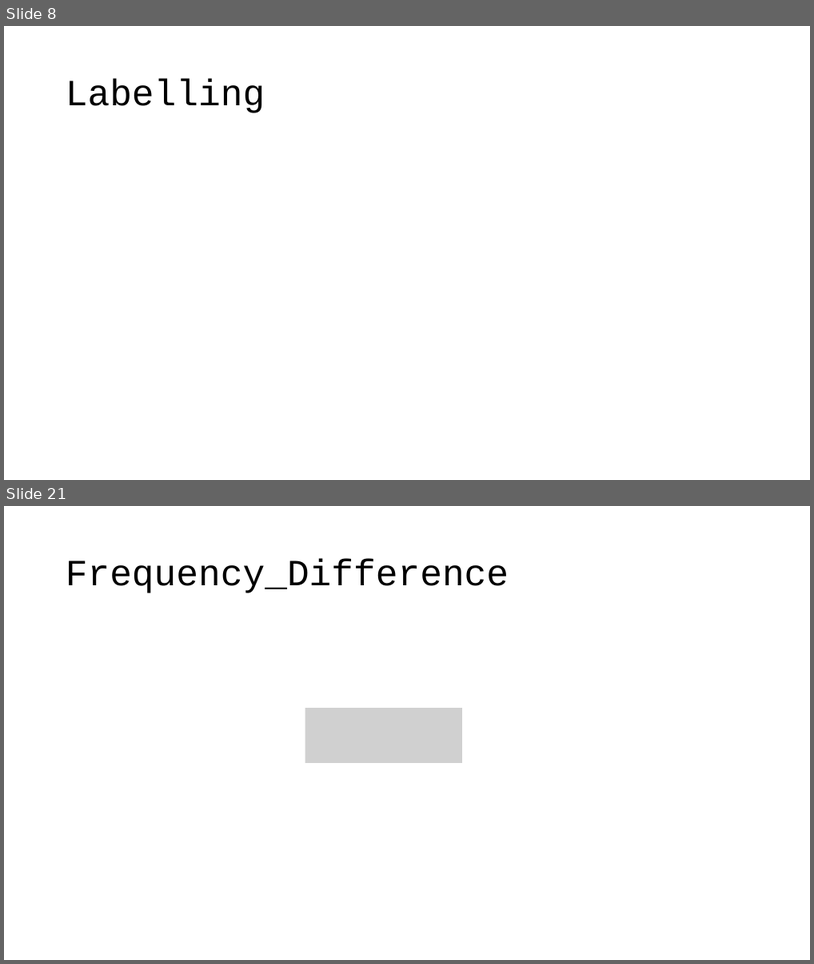
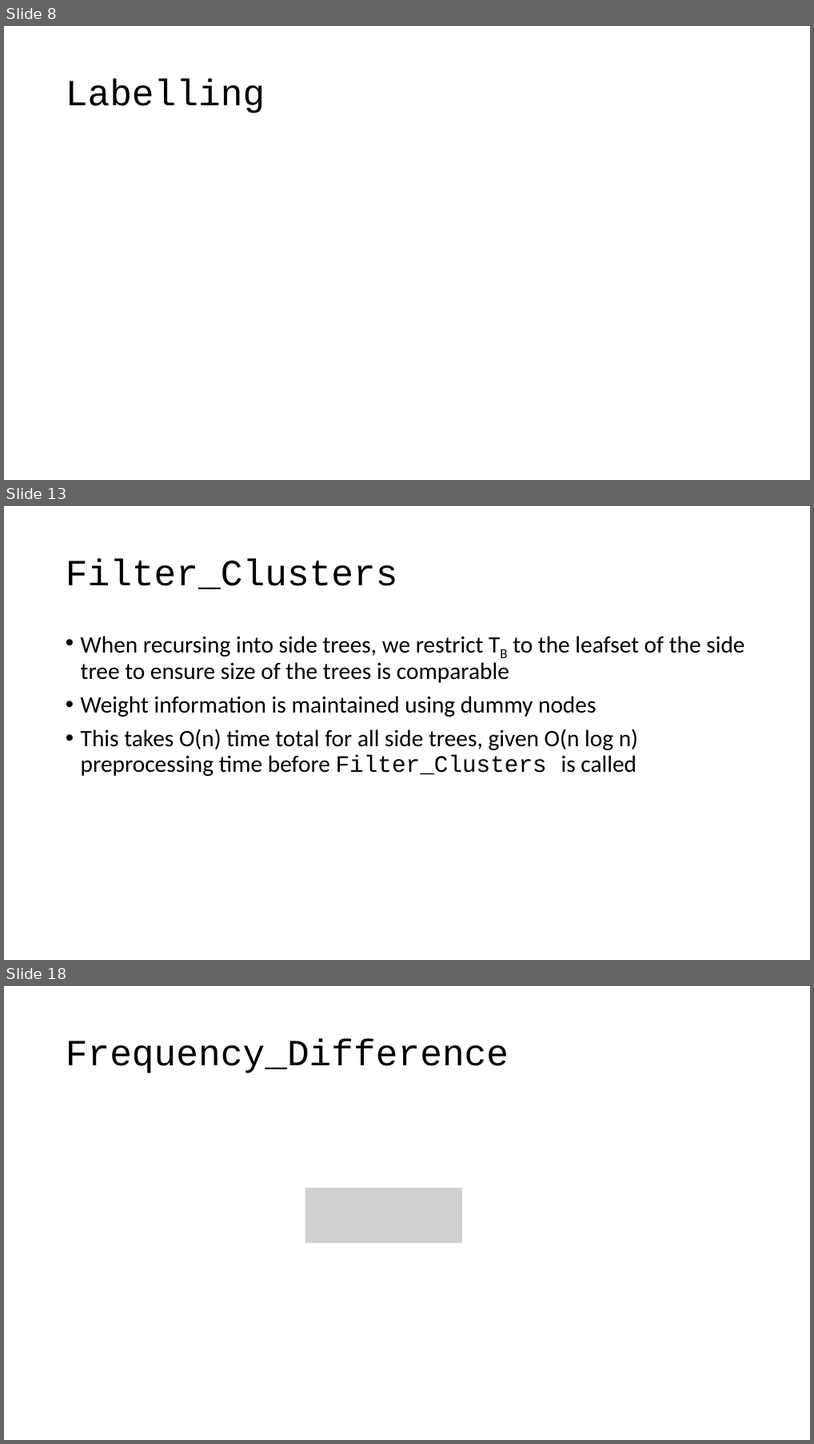
Before and after one commit to varung97/fyp, a slide deck: final_report/presentation/presentation.pptx. Shown one above the other, each under a label of ours: slides 8 and 21 before the commit, slides 8, 13 and 18 after it; the slides between them are not shown. The pictures are 814x964 and 814x1444 pixels, drawn with LibreOffice and Linux fonts; fonts in the diff are those of the drawing; grey boxes stand for pictures. Boxes give left, top, right and bottom in pixels: in the first picture for what was removed or moved away, otherwise in the second. Text is boxed around its words. In the diff, an @@ line names an element or a change of style, - is before the commit and + after.

```diff
--- a/final_report/presentation/presentation.pptx
+++ b/final_report/presentation/presentation.pptx
@@ slide 13 added at (4, 506, 810, 960), background #FFFFFF @@
@@ title added at (66, 560, 398, 589), 44 pt, text #000000 @@
+Filter_Clusters
@@ text added at (81, 636, 745, 776), 28 pt, text #000000 @@
+• When recursing into side trees, we restrict TB to the leafset of the side tree to ensure size of the trees is comparable
+• Weight information is maintained using dummy nodes
+• This takes O(n) time total for all side trees, given O(n log n) preprocessing time before Filter_Clusters is called
@@ what was slide 21 is now slide 18 @@
```
Also in this commit, not shown: 5 slides changed, 6 other slides added, 8 slides removed.
